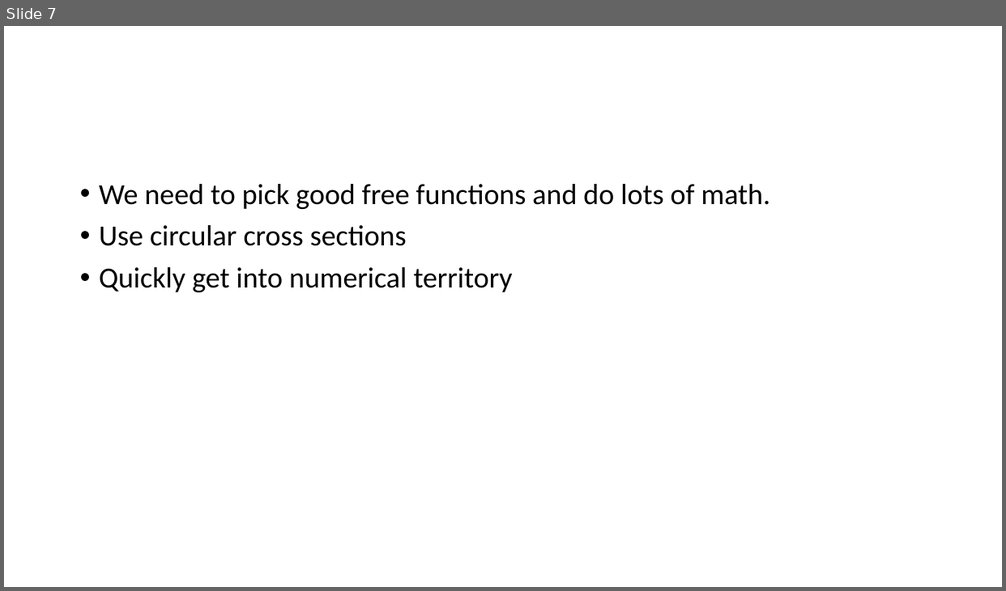
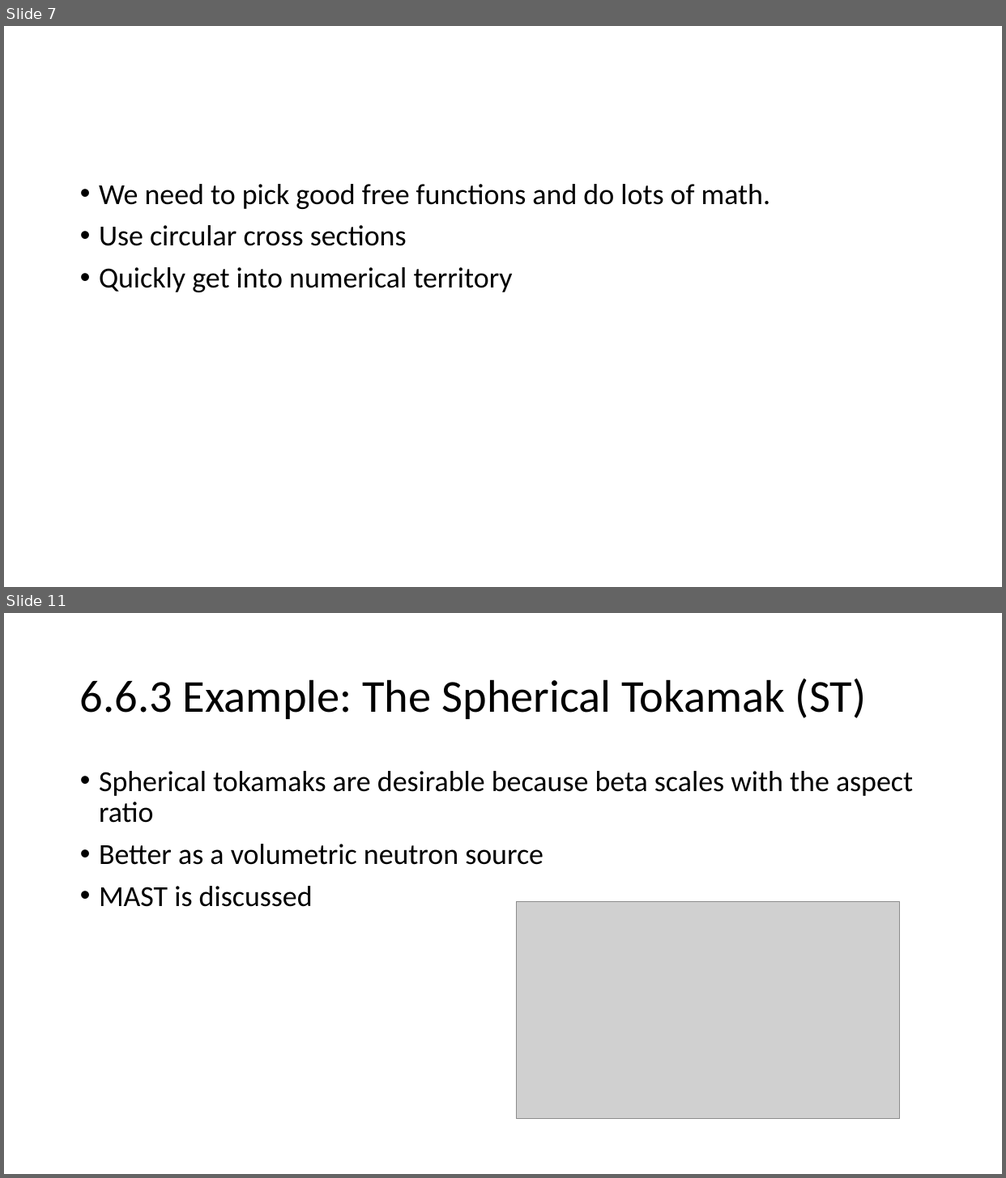
Before and after one commit to bartlettnbb2/academia, a slide deck: Presentations/IdealMHD_ch6.pptx. Shown one above the other, each under a label of ours: slide 7 before the commit, slides 7 and 11 after it; the slides between them are not shown. The pictures are 1006x591 and 1006x1178 pixels, drawn with LibreOffice and Linux fonts; fonts in the diff are those of the drawing; grey boxes stand for pictures. Boxes give left, top, right and bottom in pixels: in the first picture for what was removed or moved away, otherwise in the second. Text is boxed around its words. In the diff, an @@ line names an element or a change of style, - is before the commit and + after.

```diff
--- a/Presentations/IdealMHD_ch6.pptx
+++ b/Presentations/IdealMHD_ch6.pptx
@@ slide 11 added at box(4, 613, 1002, 1174), background #FFFFFF @@
@@ title added at box(80, 679, 866, 719), 44 pt, text #000000 @@
+6.6.3 Example: The Spherical Tokamak (ST)
@@ text added at box(99, 771, 913, 907), 28 pt, text #000000 @@
+• Spherical tokamaks are desirable because beta scales with the aspect ratio
+• Better as a volumetric neutron source
+• MAST is discussed
@@ picture added at box(517, 902, 900, 1118) @@
```
Also in this commit, not shown: 1 slide changed, 10 other slides added, 1 other file.
